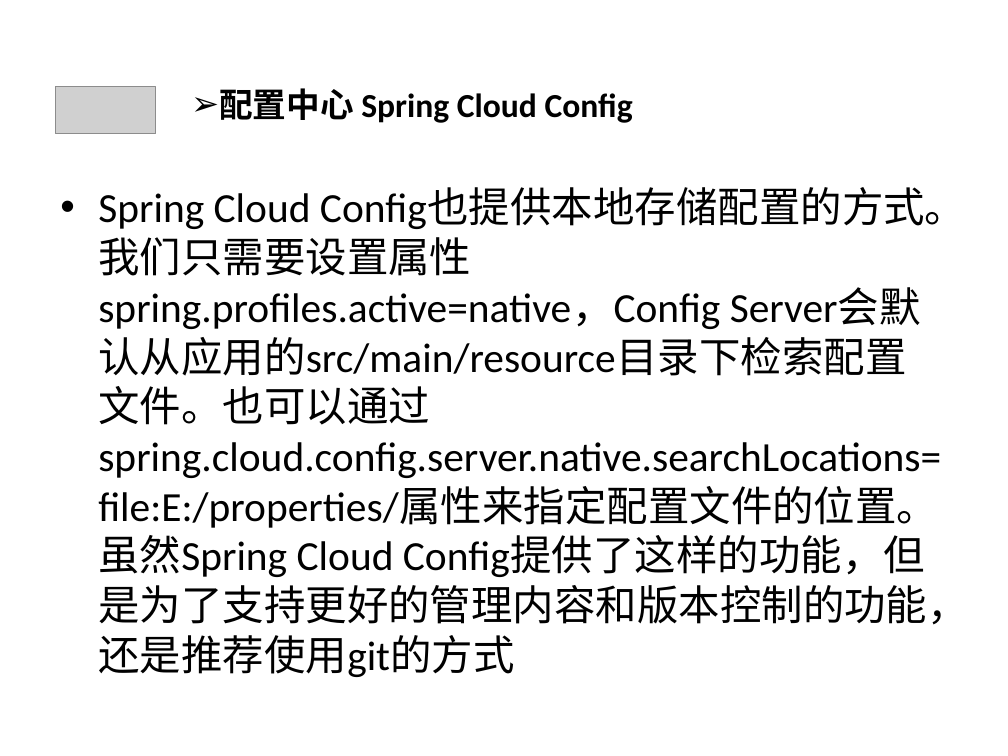
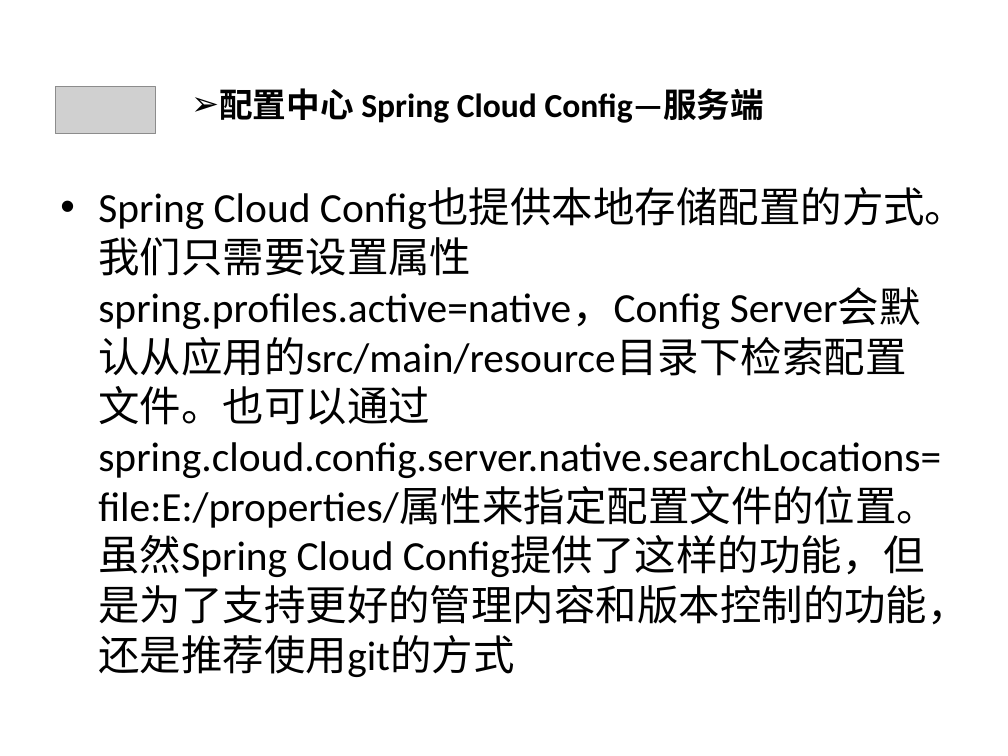
Before and after one commit to qbkken/spring_cloud, a slide deck: slide 14 of spring_cloud.ppt (slide 13 before the commit). Drawn at 1008x756 pixels with LibreOffice and Linux fonts; fonts in the diff are those of the drawing; grey boxes stand for pictures. Boxes give left, top, right and bottom in pixels: in the first picture for what was removed or moved away, otherwise in the second. Text is boxed around its words. In the diff, an @@ line names an element or a change of style, - is before the commit and + after.

```diff
--- a/spring_cloud.ppt
+++ b/spring_cloud.ppt
@@ text at (x1=219, y1=88, x2=765, y2=123): text changed @@
-➢ 配置中心 Spring Cloud Config
+➢ 配置中心 Spring Cloud Config—服务端
```
Also in this commit, not shown: 2 other slides changed, 5 slides added, 31 other files.
